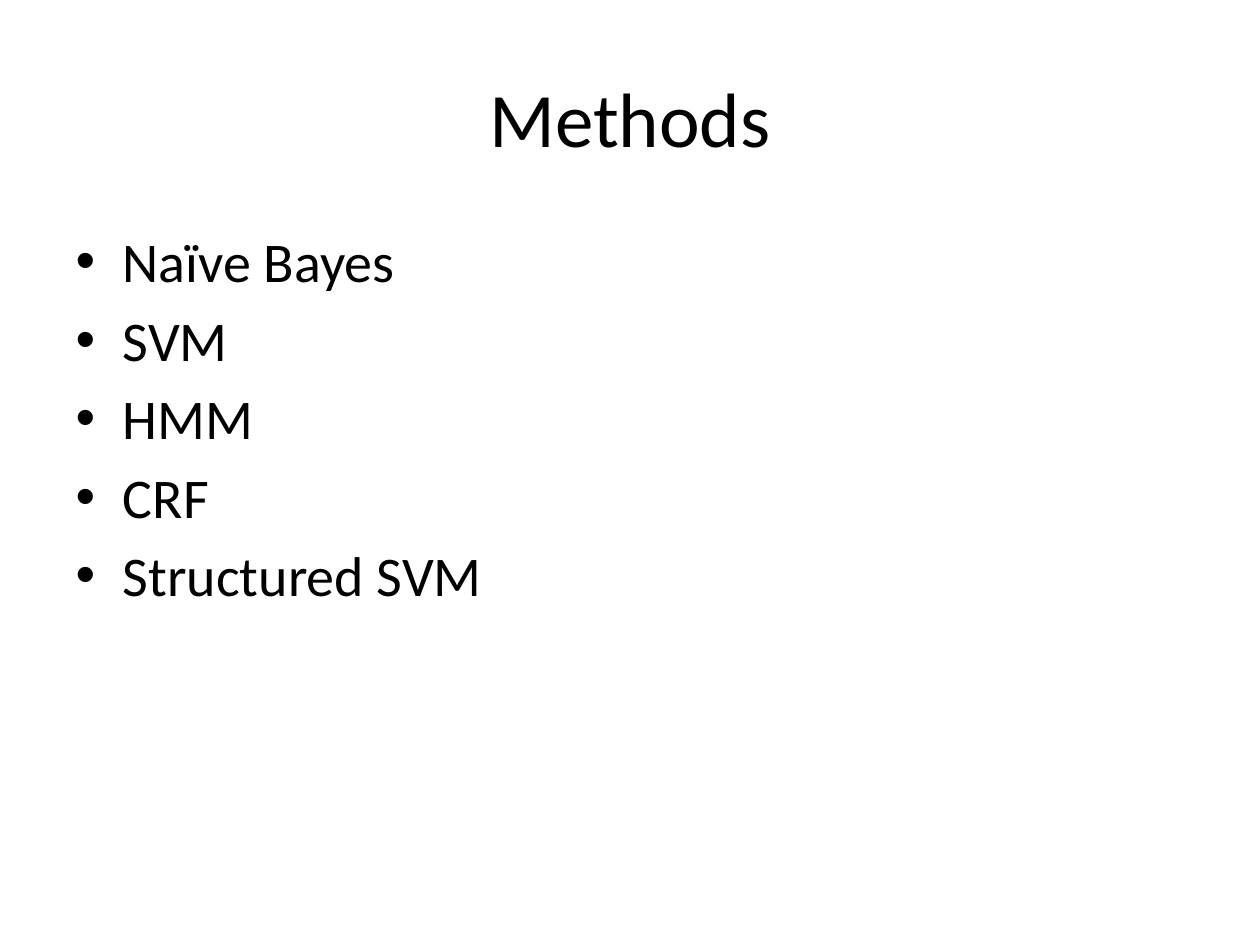
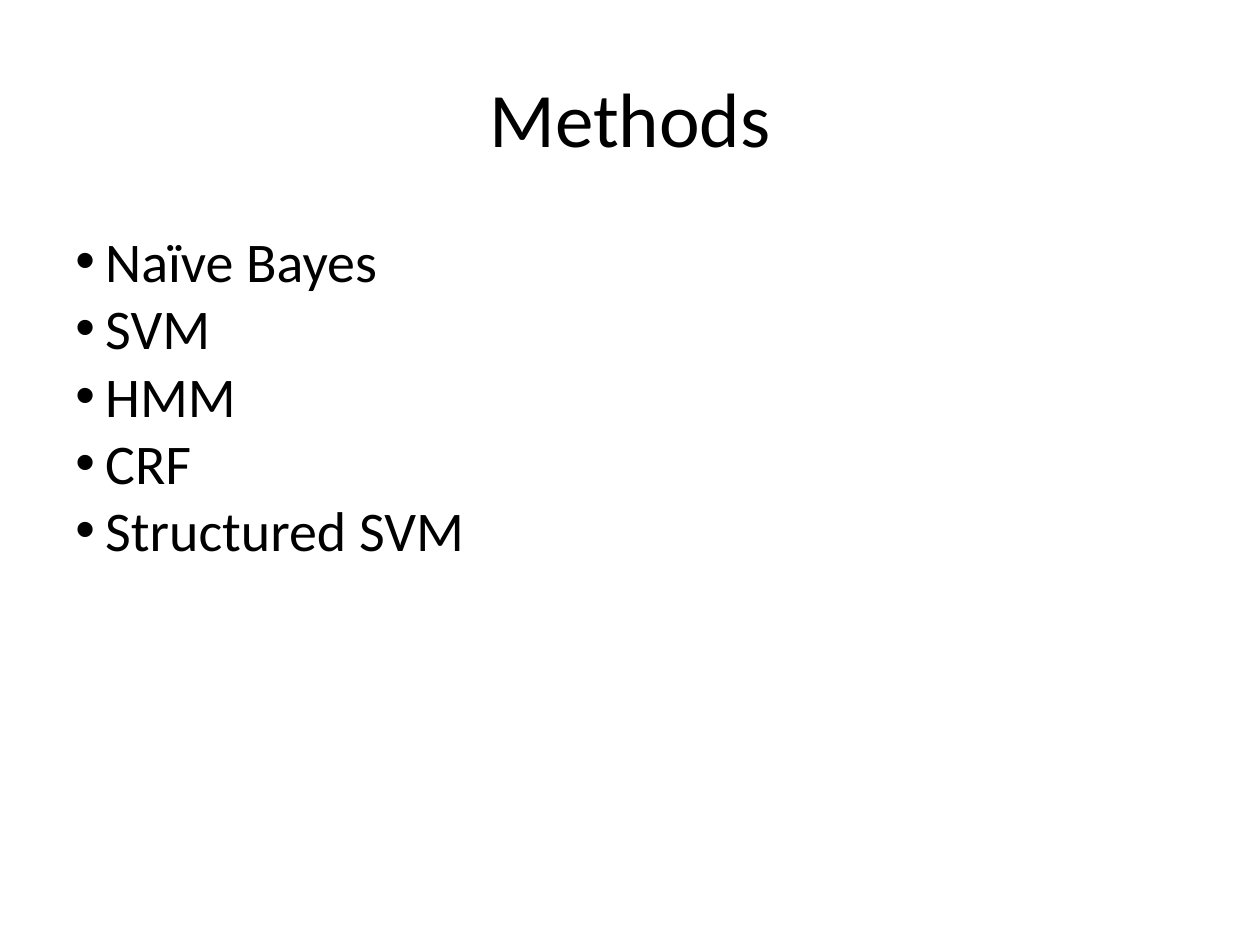
Before and after one commit to ppegusii/cs689-final, a slide deck: slide 8 of doc/slides.pptx. Drawn at 1260x945 pixels with LibreOffice and Linux fonts; fonts in the diff are those of the drawing. Boxes give left, top, right and bottom in pixels: in the first picture for what was removed or moved away, otherwise in the second. Text is boxed around its words. In the diff, an @@ line names an element or a change of style, - is before the commit and + after.

```diff
--- a/doc/slides.pptx
+++ b/doc/slides.pptx
@@ text "Naïve Bayes" at <box>105,245,464,552</box>: indent changed; less space between paragraphs @@
```
Also in this commit, not shown: 8 other slides changed, 1 slide added, 1 slide removed.
